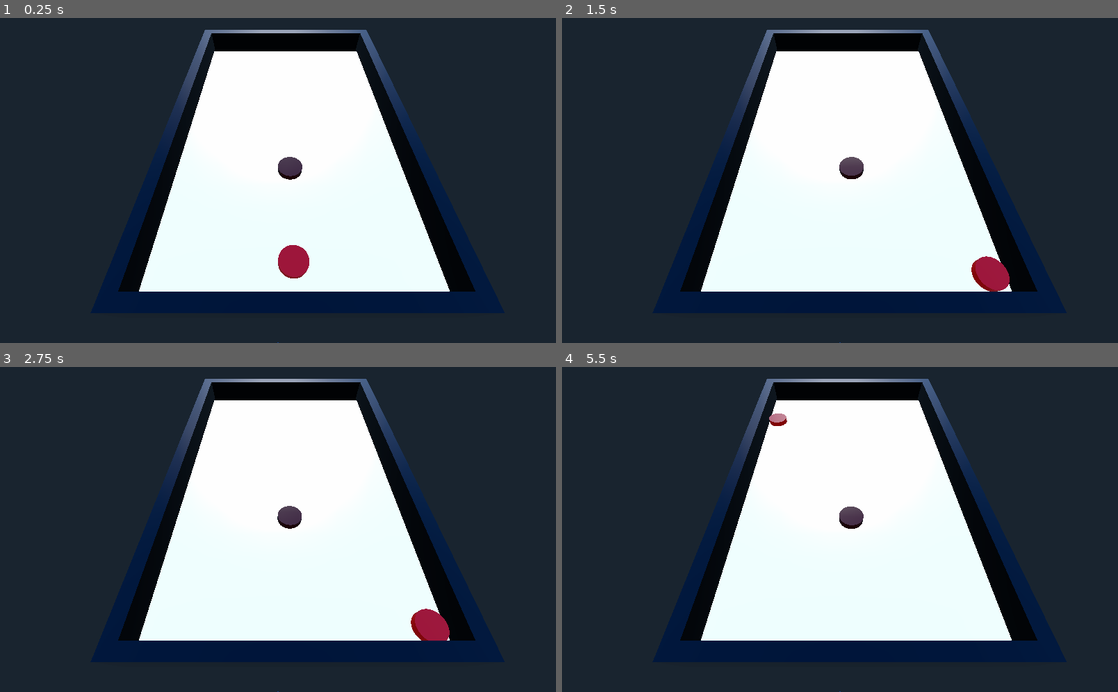
Above: before the commit, frames 1-4 (two rows, left to right).
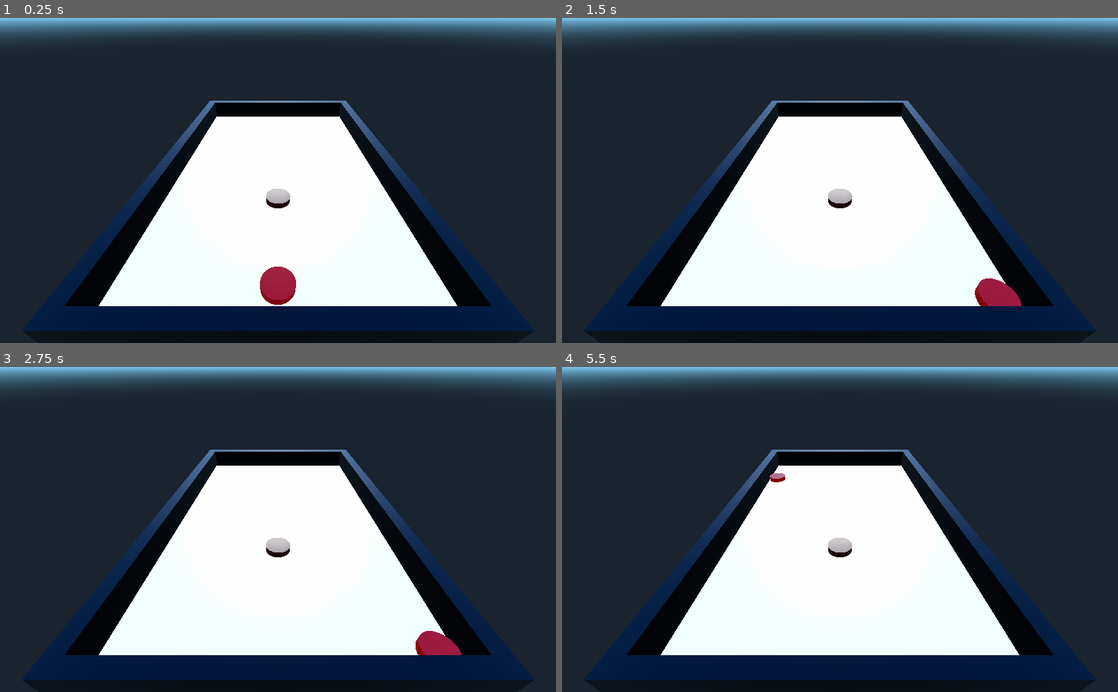
Above: after the commit, the same moments.

Repository: YannBurrett/Air_Hockey
Game: Godot game, scene res://World.tscn
Same seed, same stepped clock (60 frames per second), same inputs: the game is played once before the commit and once after it.
Inputs:
- Up to frame 1 (0.25 s): no input
- Up to frame 2 (1.5 s): tap Enter at 0.5 s; hold Right (ui_right) 0.53-1.28 s; hold Down (ui_down) from 1.28 s (still down)
- Up to frame 3 (2.75 s): release Down (ui_down) at 2.03 s; hold Right (ui_right) from 2.03 s (still down)
- Up to frame 4 (5.5 s): tap Space at 2.75 s; release Right (ui_right) at 2.78 s; hold Up (ui_up) 2.78-3.53 s; hold Left (ui_left) 3.53-5.03 s; hold Down (ui_down) from 5.03 s (still down)

The runs differ from the first frame. In frame 1, 28% of the frame differs, in the area x 0-100%, y 0-100%; in frame 2, 28%; in frame 3, 28%; in frame 4, 28%.

Commit message:
Tweaked puck physics

Diff:
--- a/World.tscn
+++ b/World.tscn
@@ -447,7 +447,7 @@
 
 [node name="Camera" type="Camera" parent="." index="1"]
 
-transform = Transform( 1, 0, 0, 0, 0.573577, 0.819152, 0, -0.819152, 0.573577, -1, 16, 17 )
+transform = Transform( 1, 0, 0, 0, 0.819152, 0.573576, 0, -0.573576, 0.819152, 0, 13, 20 )
 keep_aspect = 1
 cull_mask = 1048575
 environment = null
@@ -460,6 +460,7 @@
 size = 1.0
 near = 0.05
 far = 100.0
+_sections_unfolded = [ "Transform" ]
 
 [node name="Player" type="RigidBody" parent="." index="2"]
 
@@ -525,8 +526,8 @@
 collision_mask = 1
 mode = 0
 mass = 7.0
-friction = 1.0
-bounce = 0.0
+friction = 0.25
+bounce = 0.8
 gravity_scale = 1.0
 custom_integrator = false
 continuous_cd = false
@@ -537,9 +538,9 @@
 axis_lock_linear_x = false
 axis_lock_linear_y = true
 axis_lock_linear_z = false
-axis_lock_angular_x = false
-axis_lock_angular_y = false
-axis_lock_angular_z = false
+axis_lock_angular_x = true
+axis_lock_angular_y = true
+axis_lock_angular_z = true
 linear_velocity = Vector3( 0, 0, 0 )
 linear_damp = -1.0
 angular_velocity = Vector3( 0, 0, 0 )
--- a/project.godot
+++ b/project.godot
@@ -14,6 +14,25 @@
 run/main_scene="res://World.tscn"
 config/icon="res://icon.png"
 
+[input]
+
+ui_left=[ Object(InputEventKey,"resource_local_to_scene":false,"resource_name":"","device":0,"alt":false,"shift":false,"control":false,"meta":false,"command":false,"pressed":false,"scancode":16777231,"unicode":0,"echo":false,"script":null)
+, Object(InputEventJoypadButton,"resource_local_to_scene":false,"resource_name":"","device":0,"button_index":14,"pressure":0.0,"pressed":false,"script":null)
+, Object(InputEventKey,"resource_local_to_scene":false,"resource_name":"","device":0,"alt":false,"shift":false,"control":false,"meta":false,"command":false,"pressed":false,"scancode":65,"unicode":0,"echo":false,"script":null)
+ ]
+ui_right=[ Object(InputEventKey,"resource_local_to_scene":false,"resource_name":"","device":0,"alt":false,"shift":false,"control":false,"meta":false,"command":false,"pressed":false,"scancode":16777233,"unicode":0,"echo":false,"script":null)
+, Object(InputEventJoypadButton,"resource_local_to_scene":false,"resource_name":"","device":0,"button_index":15,"pressure":0.0,"pressed":false,"script":null)
+, Object(InputEventKey,"resource_local_to_scene":false,"resource_name":"","device":0,"alt":false,"shift":false,"control":false,"meta":false,"command":false,"pressed":false,"scancode":68,"unicode":0,"echo":false,"script":null)
+ ]
+ui_up=[ Object(InputEventKey,"resource_local_to_scene":false,"resource_name":"","device":0,"alt":false,"shift":false,"control":false,"meta":false,"command":false,"pressed":false,"scancode":16777232,"unicode":0,"echo":false,"script":null)
+, Object(InputEventJoypadButton,"resource_local_to_scene":false,"resource_name":"","device":0,"button_index":12,"pressure":0.0,"pressed":false,"script":null)
+, Object(InputEventKey,"resource_local_to_scene":false,"resource_name":"","device":0,"alt":false,"shift":false,"control":false,"meta":false,"command":false,"pressed":false,"scancode":87,"unicode":0,"echo":false,"script":null)
+ ]
+ui_down=[ Object(InputEventKey,"resource_local_to_scene":false,"resource_name":"","device":0,"alt":false,"shift":false,"control":false,"meta":false,"command":false,"pressed":false,"scancode":16777234,"unicode":0,"echo":false,"script":null)
+, Object(InputEventJoypadButton,"resource_local_to_scene":false,"resource_name":"","device":0,"button_index":13,"pressure":0.0,"pressed":false,"script":null)
+, Object(InputEventKey,"resource_local_to_scene":false,"resource_name":"","device":0,"alt":false,"shift":false,"control":false,"meta":false,"command":false,"pressed":false,"scancode":83,"unicode":0,"echo":false,"script":null)
+ ]
+
 [rendering]
 
 environment/default_environment="res://default_env.tres"
